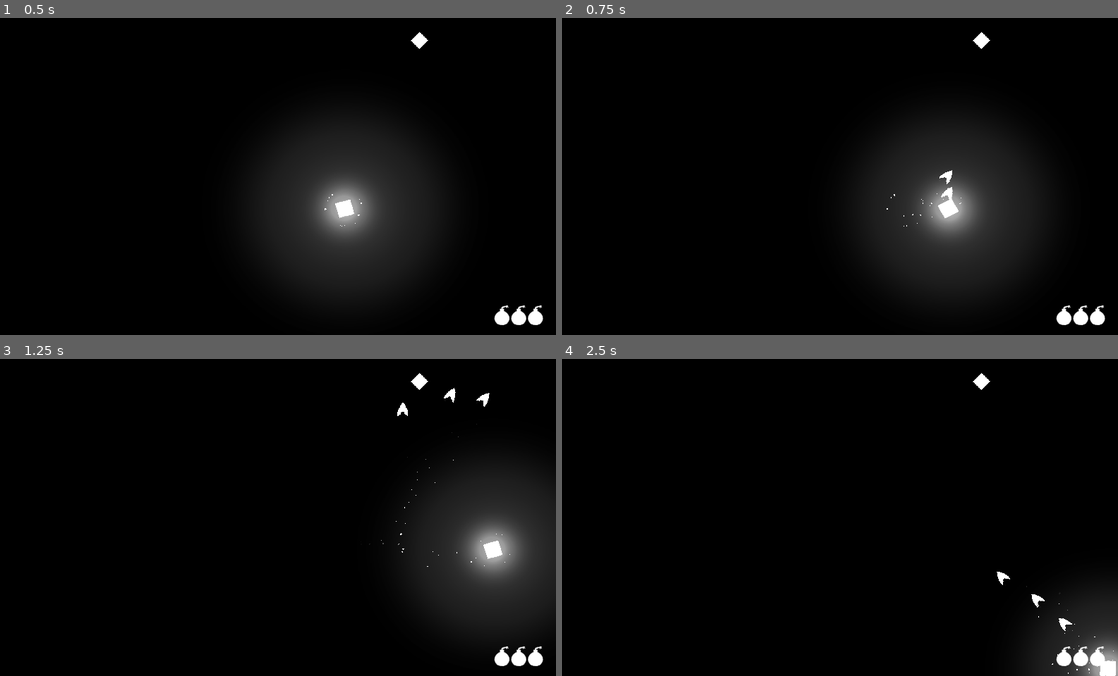
Above: before the commit, frames 1-4 (two rows, left to right).
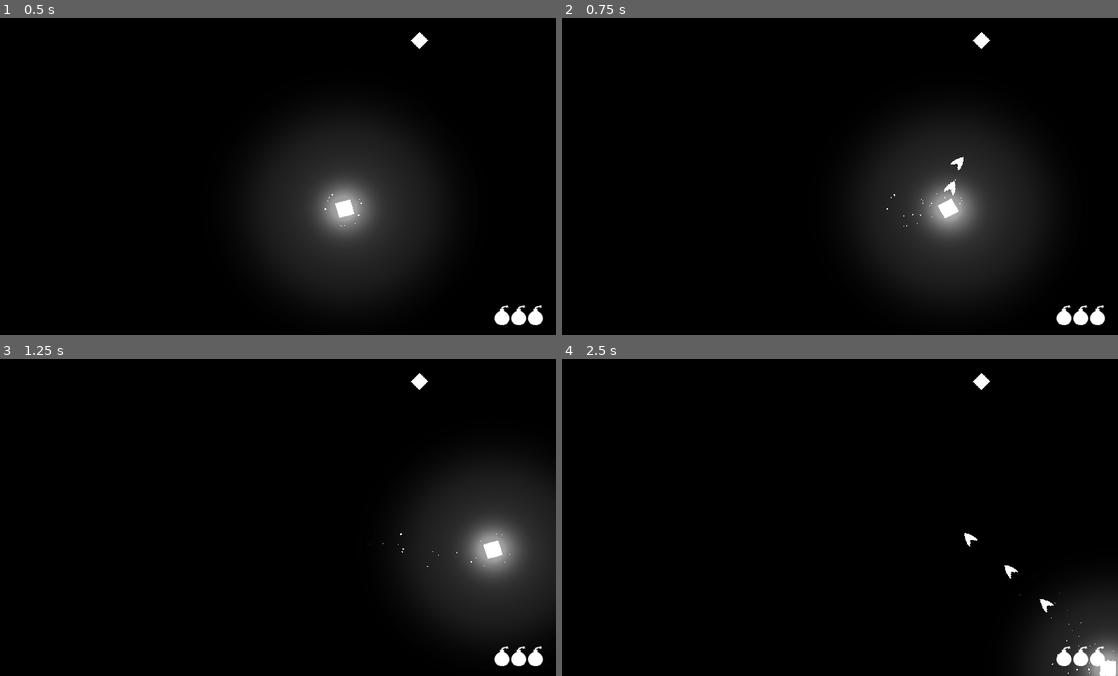
Above: after the commit, the same moments.

Repository: NathanSwedlund/Opalescence
Game: Godot game, scene res://Scenes/MainScenes/World.tscn
The game is run twice, just before and just after one commit, with the same random seed, the same clock (stepped at 60 frames per second) and the same inputs. This scene is started directly instead of the project's main scene.
Inputs (mouse positions are in pixels of both pictures, inside the frame that each line leads up to):
- Up to frame 1 (0.5 s): no input
- Up to frame 2 (0.75 s): tap Enter (ui_accept) at 0.5 s; move the mouse to (962, 160) at 0.52 s; hold Right (ui_right) from 0.53 s (still down); click (962, 160) at 0.6 s
- Up to frame 3 (1.25 s): keep holding Right (ui_right); tap Enter (ui_accept) at 0.77 s
- Up to frame 4 (2.5 s): move the mouse to (723, 533) at 1.27 s; release Right (ui_right) at 1.28 s; hold Down (ui_down) 1.28-2.03 s; right-click (723, 533) at 1.35 s; tap Enter (ui_accept) at 1.52 s; move the mouse to (890, 447) at 2.02 s; hold Right (ui_right) from 2.03 s (still down); click (890, 447) at 2.1 s

Frame 1 is identical in both runs. In frame 2, 0.2% of the frame differs, in the area x 67-73%, y 43-59%; in frame 3, 0.1%; in frame 4, 0.3%, in the area x 72-99%, y 54-96%.

Commit message:
fixes bugs and rebalances bullet types

Diff:
--- a/Scenes/HelperScenes/Bullet.tscn
+++ b/Scenes/HelperScenes/Bullet.tscn
@@ -28,12 +28,14 @@
 scale_curve = SubResource( 5 )
 
 [node name="Bullet" type="KinematicBody2D"]
+z_index = -1
 collision_layer = 8
 collision_mask = 3
 script = ExtResource( 2 )
 __meta__ = {
 "_edit_vertical_guides_": [ -114.0 ]
 }
+speed = 1000
 
 [node name="Sprite" type="Sprite" parent="."]
 material = SubResource( 6 )
--- a/Scenes/HelperScenes/Bullet3.tscn
+++ b/Scenes/HelperScenes/Bullet3.tscn
@@ -34,8 +34,8 @@
 __meta__ = {
 "_edit_vertical_guides_": [ -114.0 ]
 }
-speed = 400
-base_damge = 3.0
+speed = 0
+base_damge = 4.0
 
 [node name="Sprite" type="Sprite" parent="."]
 material = SubResource( 6 )
--- a/Scenes/MainScenes/CustomizePage.tscn
+++ b/Scenes/MainScenes/CustomizePage.tscn
@@ -62,41 +62,62 @@
 modulate = Color( 0.996078, 0.262745, 0.262745, 1 )
 title = "Additional Pellets Per Burst"
 setting_name = "default_bullets_per_burst_mod"
+default_price = 2.0
+price_mult = 3.0
+val_step = 1.0
+max_val = 5.1
 
 [node name="StoreSkillPanel3" parent="UI/Panels" instance=ExtResource( 9 )]
 modulate = Color( 1, 0.588235, 0.588235, 1 )
 position = Vector2( -1, 170 )
 title = "Pellet Burst Speed Scale"
 setting_name = "bullet_burst_speed_scale"
+default_price = 2.0
+price_mult = 1.0
+max_val = 2.1
 
 [node name="StoreSkillPanel4" parent="UI/Panels" instance=ExtResource( 9 )]
 modulate = Color( 0.266667, 1, 0, 1 )
 position = Vector2( -1, 339 )
 title = "Additional Starting Health"
 setting_name = "starting_health_mod"
+default_price = 40.0
+val_step = 1.0
+max_val = 2.1
 
 [node name="StoreSkillPanel2" parent="UI/Panels" instance=ExtResource( 9 )]
 modulate = Color( 0.501961, 1, 0.658824, 1 )
 position = Vector2( 1, 509 )
 title = "Bomb Size Multiplier"
 setting_name = "bomb_scale"
+default_price = 4.0
+val_step = 0.25
+max_val = 2.51
 
 [node name="StoreSkillPanel5" parent="UI/Panels" instance=ExtResource( 9 )]
 modulate = Color( 1, 0.698039, 0.345098, 1 )
 position = Vector2( -1, 689 )
 title = "Powerup Time Scale"
 setting_name = "powerup_time_scale"
+default_price = 1.0
+max_val = 1.51
 
 [node name="StoreSkillPanel6" parent="UI/Panels" instance=ExtResource( 9 )]
 position = Vector2( -4, 863 )
 title = "Player Light Scale"
 setting_name = "light_scale"
+default_price = 5.0
+price_mult = 1.0
+max_val = 3.0
 
 [node name="StoreSkillPanel7" parent="UI/Panels" instance=ExtResource( 9 )]
 modulate = Color( 0, 0.882353, 1, 1 )
 position = Vector2( -2, 1027 )
 title = "Laser Damage Scale"
 setting_name = "laser_damage_scale"
+default_price = 10.0
+val_step = 0.5
+max_val = 2.1
 
 [node name="StoreSkillPanel8" parent="UI/Panels" instance=ExtResource( 10 )]
 title = "Player Type"
@@ -158,7 +179,6 @@
 process_material = SubResource( 3 )
 
 [node name="ResetButton" type="Button" parent="UI"]
-visible = false
 margin_left = 546.0
 margin_top = 102.0
 margin_right = 758.0
@@ -190,7 +210,6 @@
 process_material = SubResource( 3 )
 
 [node name="AddTokensButton" type="Button" parent="UI"]
-visible = false
 margin_left = 363.0
 margin_top = 160.0
 margin_right = 775.0
--- a/Scenes/MainScenes/World.tscn
+++ b/Scenes/MainScenes/World.tscn
@@ -174,6 +174,7 @@
 modulate = Color( 0.0745098, 0.0745098, 0.0745098, 1 )
 position = Vector2( -181, -122 )
 scale = Vector2( 10.3203, 6.57813 )
+z_index = -7
 texture = ExtResource( 5 )
 centered = false
 
@@ -258,7 +259,6 @@
 
 [node name="Player" parent="." instance=ExtResource( 3 )]
 position = Vector2( 490.4, 292.5 )
-scale = Vector2( 0.4, 0.4 )
 respawn_position = Vector2( 640, 360 )
 powerup_times = {
 "Barrage": 5.0,
--- a/Scripts/Entities/Player.gd
+++ b/Scripts/Entities/Player.gd
@@ -166,7 +166,7 @@
 		if(modulate == target_color):
 			target_color = colors[randi()%len(colors)]
 
-var bullet_types = [load("res://Scenes/HelperScenes/Bullet.tscn"), load("res://Scenes/HelperScenes/Bullet2.tscn"), load("res://Scenes/HelperScenes/Bullet3.tscn"), ]
+
 func reset():
 	$Cursor.player = self
 	points = 0
@@ -178,18 +178,18 @@
 		heads_up_display.update_bombs(current_bombs)
 		heads_up_display.update_health(current_health, 	has_powerup["OverShield"])
 		heads_up_display.update_points(points)
+
 	load_player_type()
-	bullet_scene = bullet_types[Settings.shop["bullet_type"]]
+	bullet_scene = Global.bullet_type_scenes[Settings.shop["bullet_type"]]
 	respawn()
 
-var player_type_scenes = [load("res://Scenes/MainScenes/PlayerType1.tscn"), load("res://Scenes/MainScenes/PlayerType2.tscn"), load("res://Scenes/MainScenes/PlayerType3.tscn")]
 var has_loaded_type = false
 var player_type
 func load_player_type():
 	if(has_loaded_type == false):
 		has_loaded_type = true
 		var index = Settings.shop["player_type"]
-		player_type = player_type_scenes[index].instance()
+		player_type = Global.player_type_scenes[index].instance()
 
 		player_type.name = "PlayerType"
 		add_child(player_type)
@@ -648,5 +648,6 @@
 	has_powerup["Vision"] = false
 	$OuterLight.scale = default_light_size
 
-func play_enemey_explosion_sound():
+func play_enemey_explosion_sound(explosion_pitch=1.0):
+	$SoundFX/EnemyExplosionSound.pitch_scale = explosion_pitch
 	$SoundFX/EnemyExplosionSound.play()
--- a/Scripts/Environment/World.gd
+++ b/Scripts/Environment/World.gd
@@ -43,7 +43,6 @@
 
 #	print("active_states, ", active_states)
 
-var player_type_scenes = [load("res://Scenes/MainScenes/PlayerType1.tscn"), load("res://Scenes/MainScenes/PlayerType2.tscn"), load("res://Scenes/MainScenes/PlayerType3.tscn")]
 func start_new_game():
 	Settings.world   = initial_settings[0].duplicate()
 	Settings.factory = initial_settings[1].duplicate()
@@ -70,7 +69,7 @@
 	$HeadsUpDisplay/HealthDisplay.visible = true
 	$HeadsUpDisplay/TimeLabel.visible = true
 
-	var health_sprite = player_type_scenes[Settings.shop["player_type"]].instance()
+	var health_sprite = Global.player_type_scenes[Settings.shop["player_type"]].instance()
 	health_sprite.scale /= 2.5
 	health_sprite.rotation_degrees -= 90
 	$HeadsUpDisplay/HealthDisplay.add_child(health_sprite)
--- a/Scripts/FX/EnemyDeathExplosion.gd
+++ b/Scripts/FX/EnemyDeathExplosion.gd
@@ -7,6 +7,7 @@
 export var point_reward = 0.0
 export var scale_mod = 1.0
 
+var explosion_pitch = 1.0
 var is_growing = true
 var point_get_label_scene = load("res://Scenes/HelperScenes/UI/PointGetLabel.tscn")
 
@@ -21,7 +22,7 @@
 
 		Global.player.add_points(point_reward)
 
-	Global.player.play_enemey_explosion_sound()
+	Global.player.play_enemey_explosion_sound(explosion_pitch)
 	$WhiteBlast.emitting = true
 	$BlackBlast.emitting = true
 
--- a/Scripts/Global.gd
+++ b/Scripts/Global.gd
@@ -8,7 +8,8 @@
 var return_scene = "res://Scenes/MainScenes/MainMenu.tscn"
 
 var ui_states = {}
-
+var bullet_type_scenes = [load("res://Scenes/HelperScenes/Bullet.tscn"), load("res://Scenes/HelperScenes/Bullet2.tscn"), load("res://Scenes/HelperScenes/Bullet3.tscn"), ]
+var player_type_scenes = [load("res://Scenes/MainScenes/PlayerType1.tscn"), load("res://Scenes/MainScenes/PlayerType2.tscn"), load("res://Scenes/MainScenes/PlayerType3.tscn")]
 func save_var(path, _var):
 #	print("Saving ", _var, " at ", path)
 	var file = File.new()
--- a/Scripts/Items/Bullet3.gd
+++ b/Scripts/Items/Bullet3.gd
@@ -2,33 +2,40 @@
 
 var direction = Vector2.ZERO
 export var speed = 700
+export var speed_accel = 1500.0
+var speed_max = 1500.0
 
 export var base_damge = 2.0
 var damage_mod = 1.0
 var incendiary = false
 
 var small_bullet_explosion_scene
-export var explosion_scale = 0.2
+export var explosion_scale = 0.5
 func _ready():
 	small_bullet_explosion_scene = load("res://Scenes/HelperScenes/Explosions/EnemyDeathExplosion.tscn")
 	base_damge *= Settings.shop["bullet_damage_scale"]
 	if(incendiary):
-		speed *= 2.2
+		speed_accel *= 2.2
 		damage_mod = 3
 		scale *= 2.2
 	$Sprite.rotate((Vector2.ZERO).angle_to_point(direction))
 
 # Called every frame. 'delta' is the elapsed time since the previous frame.
 func _process(delta):
+	if(speed < speed_max):
+		speed += delta * speed_accel
+
 	modulate = Global.player.modulate
 	var collision = move_and_collide(direction*speed*delta, delta)
 	if(collision != null):
+		var speed_ratio = speed/speed_max
 		if(collision.collider.is_in_group("Enemies")):
-			collision.collider.take_damage(base_damge*damage_mod)
+			collision.collider.take_damage(base_damge*damage_mod * speed_ratio)
 
 		var explosion = small_bullet_explosion_scene.instance()
 		explosion.position = position
-		explosion.scale_mod = explosion_scale
+		explosion.scale_mod = explosion_scale * speed_ratio  * scale.x
+		explosion.explosion_pitch = 1.5-speed_ratio
 		if(incendiary):
 			explosion.scale_mod *= 3
 		explosion.rotation = $Sprite.rotation
Not shown, removed: .~lock.Todo.ods#
